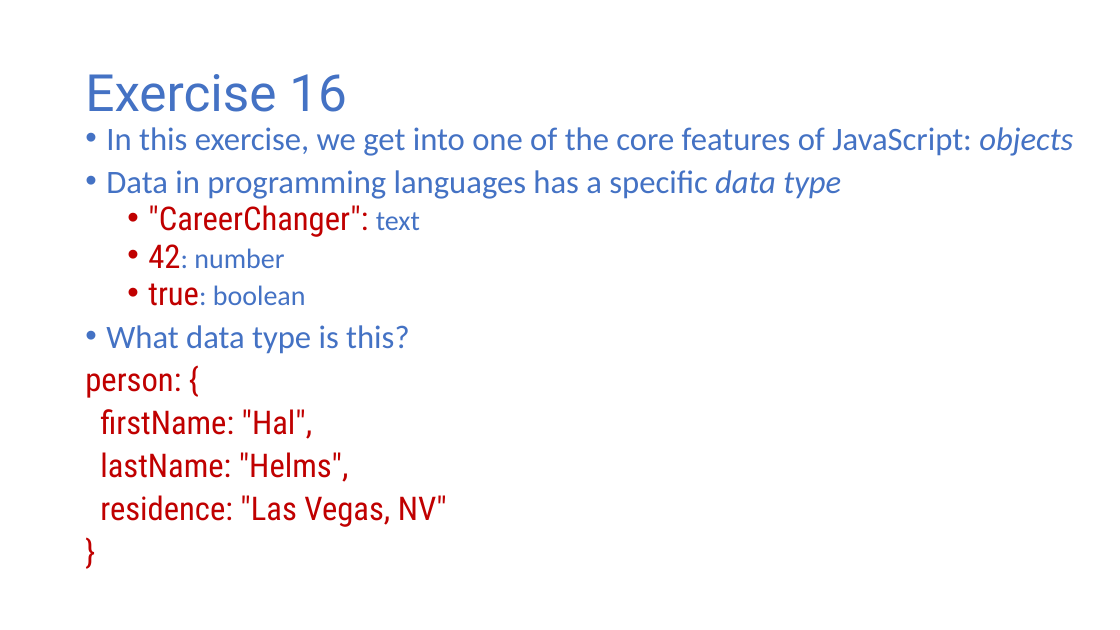
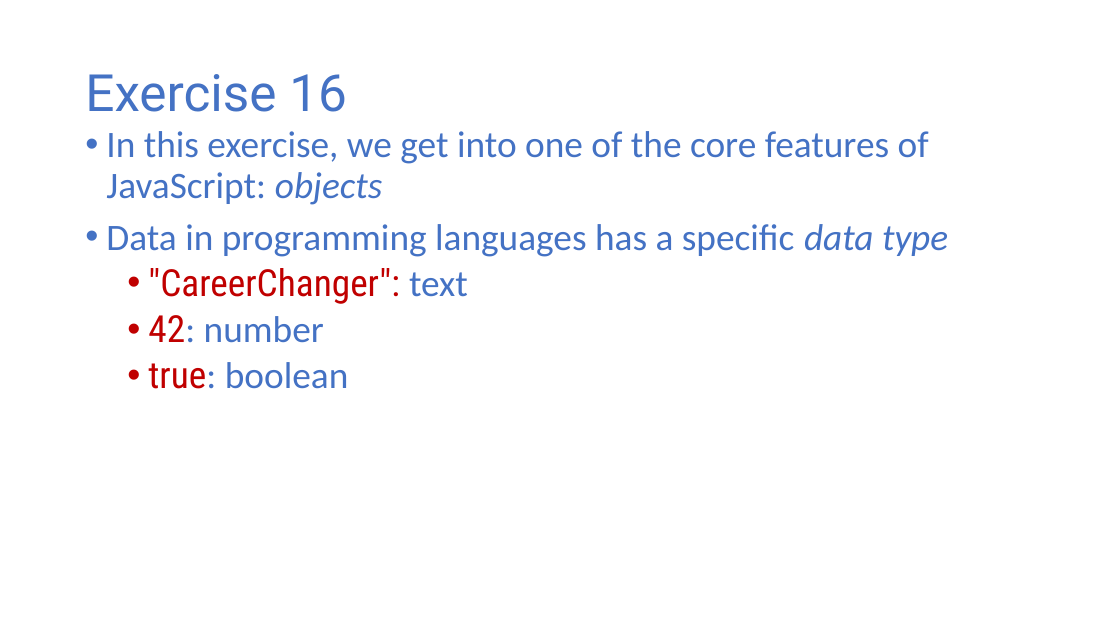
Before and after one commit to halbhelms/codingcareer, a slide deck: slide 37 of public/video-presentation/video-presentation.pptx (slide 28 before the commit). Drawn at 1120x630 pixels with LibreOffice and Linux fonts; fonts in the diff are those of the drawing. Boxes give left, top, right and bottom in pixels: in the first picture for what was removed or moved away, otherwise in the second. Text is boxed around its words. In the diff, an @@ line names an element or a change of style, - is before the commit and + after.

```diff
--- a/public/video-presentation/video-presentation.pptx
+++ b/public/video-presentation/video-presentation.pptx
@@ text "In this exercise, we get ..." at (106,131,948,389): size 28 to 32 pt in "In this exercise, we get into one ...", "Data in programming languages has a specific ...", ""CareerChanger":", "42:" and 1 more places; size 24 to 32 pt in "text", "42: number", "true: boolean"; line spacing 0.8 to 0.9 @@
@@ text at (85,325,447,527): paragraphs removed @@
-• What data type is this?
-person: {
-firstName: "Hal",
-lastName: "Helms",
-residence: "Las Vegas, NV"
-}
```
Also in this commit, not shown: 19 other slides changed, 15 slides added, 2 other files.
